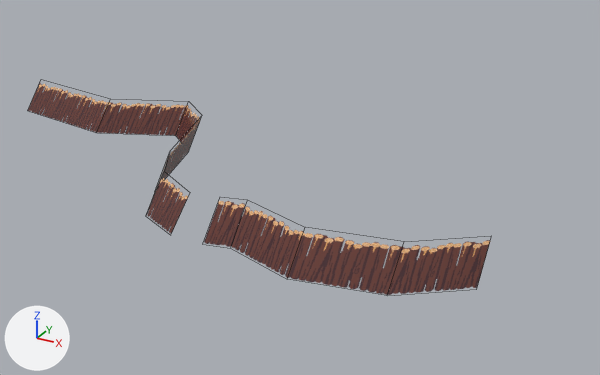
The FBX model Assets/Mesh/WoodWall.fbx, before and after one commit.
Before and after are seen from a 50 mm lens placed at (2.49, -3.91, 1.82), pointed at (0.33, 0.02, -0.15). Arrows for +X, +Y and +Z are at lower left; the lights stay in place. Mesh edges are drawn as thin lines. Where no turn or scale is listed for an object, it has been applied to the vertices.
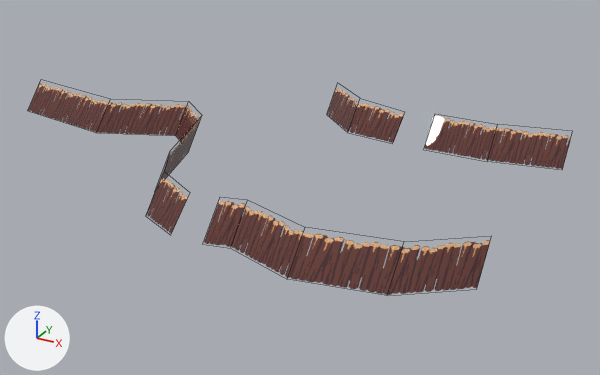
Commit message: New wooden wall

The edits, one by one:
me_mesh is used by ob_cylinder001; location (0.282, -1.051, 0.0).
Verts and faces of me_mesh; kept vertices keep their numbers, new ones are numbered from 24.
me_mesh had 24 vertices, 10 faces and spanned x -2.07..1.39, y -0.12..1.27, z 0.0..0.18.
me_mesh now has 36 vertices, 14 faces and spans x -2.07..1.4, y -0.12..2.09, z 0.0..0.18.
Part 1, on me_mesh:
New vertex 24 is at (-0.22, 1.94, 0.0), pixel (326, 114).
New vertex 25 is at (0.06, 1.68, 0.0), pixel (347, 132).
New vertex 26 is at (0.06, 1.85, 0.18).
New vertex 27 is at (-0.22, 2.09, 0.18).
New vertex 28 is at (0.39, 1.64, 0.0), pixel (392, 143).
New vertex 29 is at (0.39, 1.8, 0.16).
New vertex 30 is at (0.59, 1.64, 0.0), pixel (423, 149).
New vertex 31 is at (0.59, 1.79, 0.18).
New vertex 32 is at (1.4, 1.71, 0.0), pixel (562, 170).
New vertex 33 is at (1.4, 1.87, 0.18).
New vertex 34 is at (0.99, 1.63, 0.0), pixel (487, 161).
New vertex 35 is at (0.99, 1.79, 0.18).
New faces: (24, 25, 26, 27), (25, 28, 29, 26), (30, 34, 35, 31), (32, 33, 35, 34).

Changed parts and their boxes [x1, y1, x2, y2] in the pictures (600 x 375 px):
'Cylinder001', reshaped (17% wider)
    before: [28, 83, 490, 295]
    after: [28, 83, 571, 295]
part 1 of me_mesh, added (brown)
    after: [327, 89, 571, 169]
